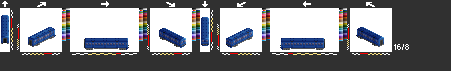
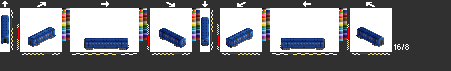
Layers edited between the first and the second w=451, h=71 image:
showed "x1ab" over 1, 18, 381, 47
hid "x1a" over 1, 18, 381, 47
